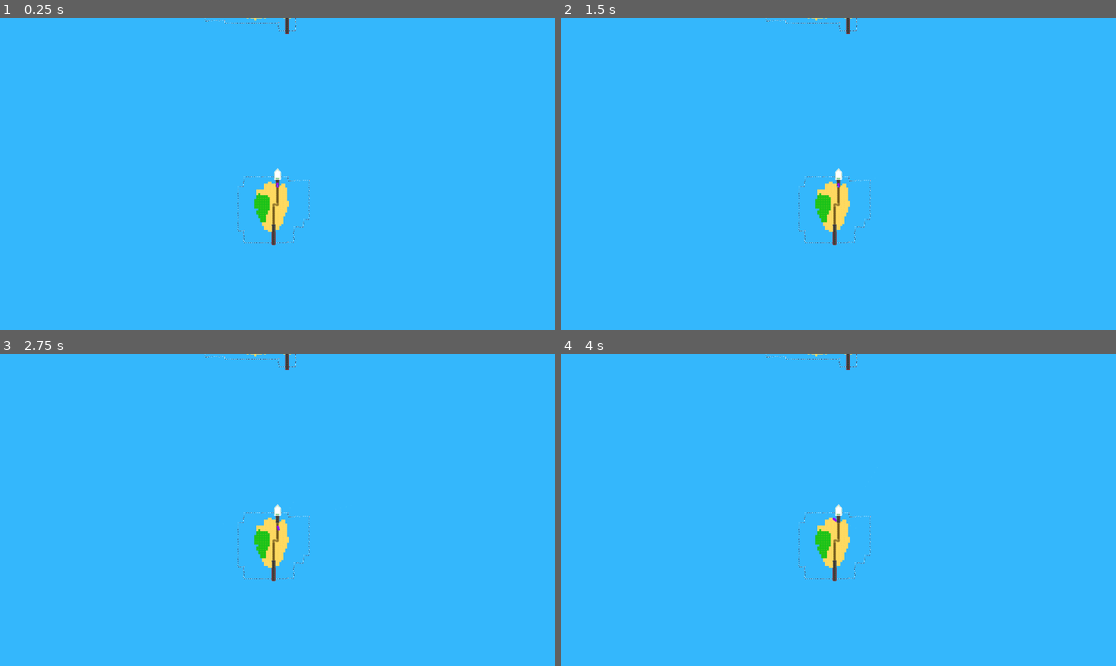
Above: before the commit, frames 1-4 (two rows, left to right).
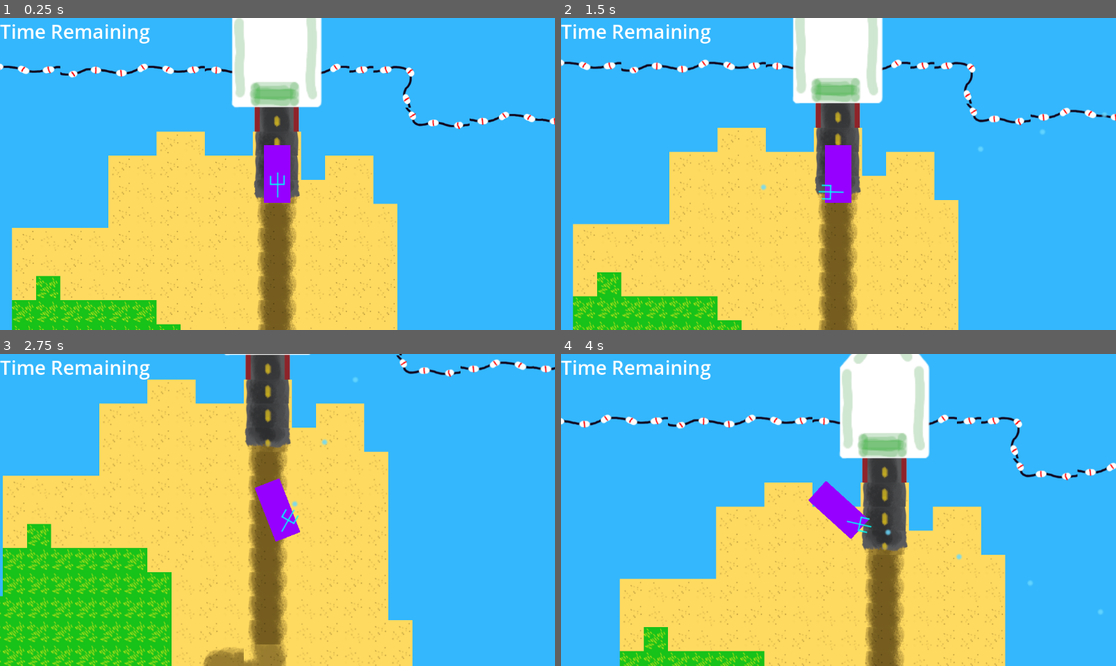
Above: after the commit, the same moments.

Repository: JoshuaKabo/Bothell-Jammin-PSW
Game: Godot game, scene res://GameAssets/main_scene.tscn
The game is run twice, just before and just after one commit, with the same random seed, the same clock (stepped at 60 frames per second) and the same inputs. Sound files missing from this copy of the repository are replaced by a short silence.
Inputs (mouse positions are in pixels of both pictures, inside the frame that each line leads up to):
- Up to frame 1 (0.25 s): no input
- Up to frame 2 (1.5 s): tap Enter at 0.5 s; move the mouse to (960, 158) at 0.52 s; press the mouse at (960, 158) at 0.53 s; hold D (steer_right) 0.53-1.28 s; move the mouse to (727, 189) at 1.27 s; release the mouse at (727, 189) at 1.28 s; hold Down (brake) from 1.28 s (still down); click (727, 189) at 1.35 s
- Up to frame 3 (2.75 s): move the mouse to (333, 441) at 2.02 s; release Down (brake) at 2.03 s; press the mouse at (333, 441) at 2.03 s; hold D (steer_right) from 2.03 s (still down)
- Up to frame 4 (4 s): move the mouse to (810, 572) at 2.77 s; release D (steer_right) at 2.78 s; release the mouse at (810, 572) at 2.78 s; hold Up (accelerate) 2.78-3.53 s; click (810, 572) at 2.85 s; move the mouse to (1005, 556) at 3.52 s; press the mouse at (1005, 556) at 3.53 s; hold Left (steer_left) from 3.53 s (still down)

The runs differ from the first frame. In frame 1, 42% of the frame differs, in the area x 0-100%, y 0-100%; in frame 2, 43%; in frame 3, 57%; in frame 4, 40%.

Commit message:
ferry changes and added ui for timer

Diff:
--- a/GameAssets/Camera2D.gd
+++ /dev/null
@@ -1,21 +0,0 @@
-extends Camera2D
-
-
-@export var initial_tracker: Node2D
-@export var goal_pos: Node2D
-@export var initialzoom: float = 1.0
-@export var goalzoom: float = 0.1
-
-var smoothing = 0.1
-
-
-# Called when the node enters the scene tree for the first time.
-func _ready():
-	global_position = initial_tracker.global_position
-	# set_follow_target(target_node)
-	pass # Replace with function body.
-
-
-# Called every frame. 'delta' is the elapsed time since the previous frame.
-func _process(delta):
-	pass
--- a/GameAssets/Items/ferry.gd
+++ b/GameAssets/Items/ferry.gd
@@ -6,6 +6,9 @@
 @export var sound_ferry_start: AudioStream
 @export var sound_ferry_loop: AudioStream
 @export var sound_ferry_stop: AudioStream
+
+
+@export var trans_cam: Camera2D
 
 @export var travel_time = 12.0
 
@@ -67,6 +70,8 @@
 		is_traveling = true
 		audio_player.stream = sound_ferry_start
 		audio_player.play()
+		trans_cam.handle_transition()
+
 
 
 func _on_travel_timer_timeout():
--- a/GameAssets/Player/player_car.tscn
+++ b/GameAssets/Player/player_car.tscn
@@ -23,7 +23,6 @@
 sound_car_brake = ExtResource("4_y0rfo")
 
 [node name="Camera2D" type="Camera2D" parent="."]
-enabled = false
 
 [node name="CollisionShape2D" type="CollisionShape2D" parent="."]
 rotation = 1.5708
--- /dev/null
+++ b/GameAssets/level_transition_cam.tscn
@@ -0,0 +1,15 @@
+[gd_scene load_steps=2 format=3 uid="uid://usvpj4fs2l47"]
+
+[ext_resource type="Script" path="res://GameAssets/transitioncam.gd" id="1_eqapw"]
+
+[node name="Level_Transition_Cam" type="Camera2D" node_paths=PackedStringArray("zoom_timer")]
+position = Vector2(48, -2096)
+zoom = Vector2(0.08, 0.08)
+script = ExtResource("1_eqapw")
+goalzoom = 0.08
+zoom_timer = NodePath("ZoomTimer")
+
+[node name="ZoomTimer" type="Timer" parent="."]
+one_shot = true
+
+[connection signal="timeout" from="ZoomTimer" to="." method="_on_zoom_timer_timeout"]
--- a/GameAssets/main_scene.tscn
+++ b/GameAssets/main_scene.tscn
@@ -6,7 +6,7 @@
 [ext_resource type="AudioStream" uid="uid://bhd3xhpye22kw" path="res://GameAssets/Sounds/recordings_edited/ambience.ogg" id="4_8o8pc"]
 [ext_resource type="PackedScene" uid="uid://c8w5k5eo65kx8" path="res://GameAssets/Items/ferry.tscn" id="5_72d2y"]
 [ext_resource type="PackedScene" uid="uid://cfgbkvim6j7xg" path="res://level_tiles_set.tscn" id="6_8lhrw"]
-[ext_resource type="Script" path="res://GameAssets/Camera2D.gd" id="7_8lc80"]
+[ext_resource type="PackedScene" uid="uid://usvpj4fs2l47" path="res://GameAssets/level_transition_cam.tscn" id="7_kekha"]
 
 [sub_resource type="TileSetAtlasSource" id="TileSetAtlasSource_kuyow"]
 texture = ExtResource("2_bdr2c")
@@ -144,6 +144,12 @@
 tile_size = Vector2i(50, 50)
 sources/0 = SubResource("TileSetAtlasSource_kuyow")
 
+[sub_resource type="SystemFont" id="SystemFont_jvt6k"]
+
+[sub_resource type="LabelSettings" id="LabelSettings_m5tcn"]
+font = SubResource("SystemFont_jvt6k")
+font_size = 40
+
 [node name="MainScene" type="Node2D"]
 
 [node name="l1_boundary_tiles" parent="." instance=ExtResource("1_ra2yv")]
@@ -166,9 +172,10 @@
 [node name="Ferry_objective" type="Node2D" parent="."]
 position = Vector2(599, -3854)
 
-[node name="ferry" parent="." node_paths=PackedStringArray("objective") instance=ExtResource("5_72d2y")]
+[node name="ferry" parent="." node_paths=PackedStringArray("trans_cam", "objective") instance=ExtResource("5_72d2y")]
 z_index = 99
 position = Vector2(349, -47)
+trans_cam = NodePath("../Level_Transition_Cam")
 objective = NodePath("../Ferry_objective")
 
 [node name="l2_level_tiles" parent="." instance=ExtResource("6_8lhrw")]
@@ -177,24 +184,18 @@
 [node name="l2_boundary_tiles" parent="." instance=ExtResource("1_ra2yv")]
 layer_0/tile_data = PackedInt32Array(-5308400, 458754, 2, -5505008, 2, 0, -5439472, 2, 1, -5373936, 458754, 1, -5505007 …(4078 unchanged characters)…
 
-[node name="Node2D" type="Node2D" parent="."]
+[node name="goal" type="Node2D" parent="."]
 position = Vector2(48, -2096)
 
-[node name="Level_Transition_Cam" type="Camera2D" parent="." node_paths=PackedStringArray("initial_tracker", "goal_pos")]
-position = Vector2(48, -2096)
-zoom = Vector2(0.08, 0.08)
-script = ExtResource("7_8lc80")
+[node name="Level_Transition_Cam" parent="." node_paths=PackedStringArray("initial_tracker", "goal_pos") instance=ExtResource("7_kekha")]
+enabled = false
 initial_tracker = NodePath("../ferry")
-goal_pos = NodePath("../Node2D")
-goalzoom = 0.08
-
-[node name="ZoomOutTimer" type="Timer" parent="Level_Transition_Cam"]
-wait_time = 3.0
-one_shot = true
-
-[node name="HoldTimer" type="Timer" parent="Level_Transition_Cam"]
-wait_time = 6.0
-one_shot = true
-
-[node name="ZoomInTimer" type="Timer" parent="Level_Transition_Cam"]
-one_shot = true
+goal_pos = NodePath("../goal")
+
+[node name="CanvasLayer" type="CanvasLayer" parent="."]
+
+[node name="Label" type="Label" parent="CanvasLayer"]
+offset_right = 40.0
+offset_bottom = 23.0
+text = "Time Remaining"
+label_settings = SubResource("LabelSettings_m5tcn")
--- /dev/null
+++ b/GameAssets/transitioncam.gd
@@ -0,0 +1,70 @@
+extends Camera2D
+
+
+@export var initial_tracker: Node2D
+@export var goal_pos: Node2D
+@export var initialzoom: float = 1.0
+@export var goalzoom: float = 0.1
+
+@export var zoom_timer: Timer
+
+@export var zoomTime: float = 3.0
+@export var holdTime: float = 6.0
+
+
+var smoothing = 0.1
+
+# i'd do an enum if I weren't lazy
+var zoomphase = 0
+
+var active = false
+
+
+# Called when the node enters the scene tree for the first time.
+# func _ready():
+# 	global_position = initial_tracker.get_global_position()
+
+func handle_transition():
+	active = true
+	zoom_timer.start(zoomTime)
+
+
+func _process(_delta):
+	if(active):
+		# print("active")
+		if(zoomphase == 0):
+			# print("zooming out")
+			var position_step = lerp(goal_pos.global_position, initial_tracker.global_position, zoom_timer.time_left / zoomTime)
+			global_position = position_step
+
+			var zoomamt = lerp(goalzoom, initialzoom, zoom_timer.time_left / zoomTime)
+			set_zoom(Vector2(zoomamt, zoomamt))
+
+		elif(zoomphase == 2):
+			# print("zooming in")
+			var position_step = lerp( initial_tracker.global_position, goal_pos.global_position, zoom_timer.time_left / zoomTime)
+			global_position = position_step
+
+			var zoomamt = lerp(initialzoom, goalzoom, zoom_timer.time_left / zoomTime)
+			set_zoom(Vector2(zoomamt, zoomamt))
+
+
+func _on_zoom_timer_timeout():
+	# begin hold
+	if (zoomphase == 0):
+		zoom_timer.start(holdTime)
+		zoomphase = 1
+
+	# begin zoom in
+	elif(zoomphase == 1):
+		zoom_timer.start(zoomTime)
+		zoomphase = 2
+
+	# begin
+	elif(zoomphase == 2):
+		active = false
+		zoomphase = -1
+
+
+
+#  I need it to swap
Binary file added: GameAssets/NPC/sketch1685394645116.png
Not shown, added: GameAssets/NPC/sketch1685394645116.png.import
Not shown: 1 places in GameAssets/main_scene.tscn that only renumber resources
